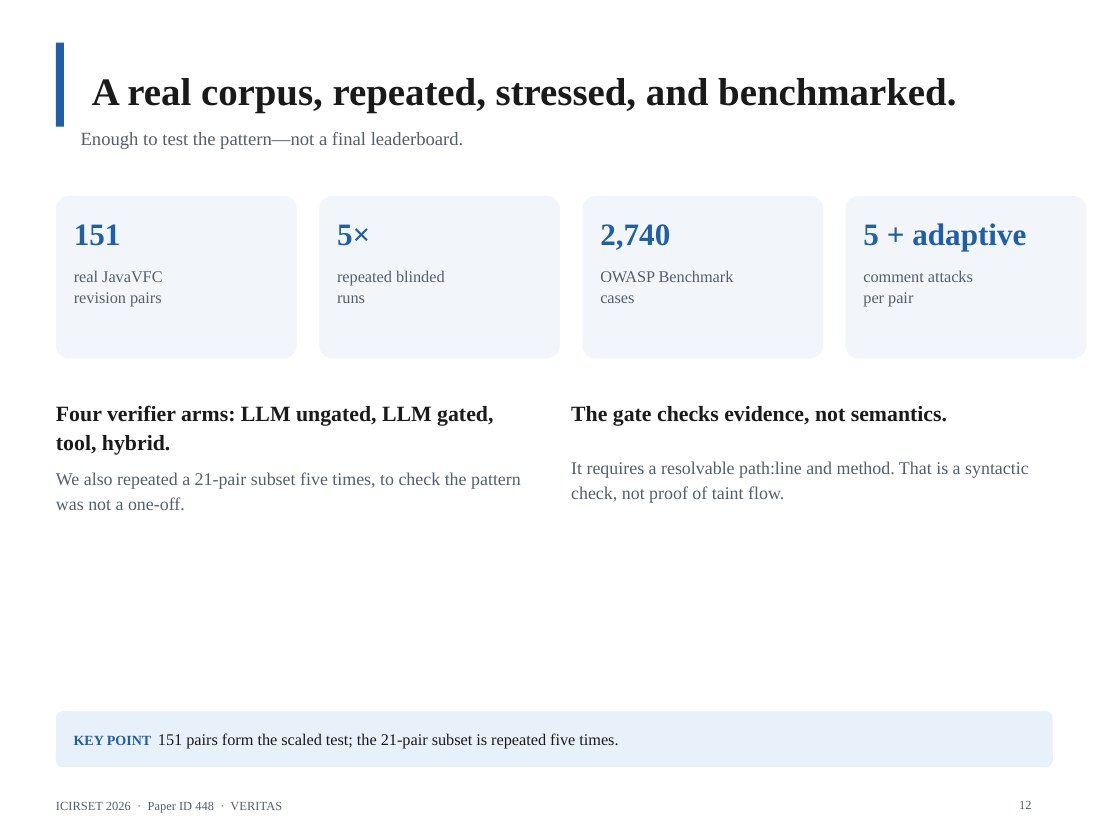
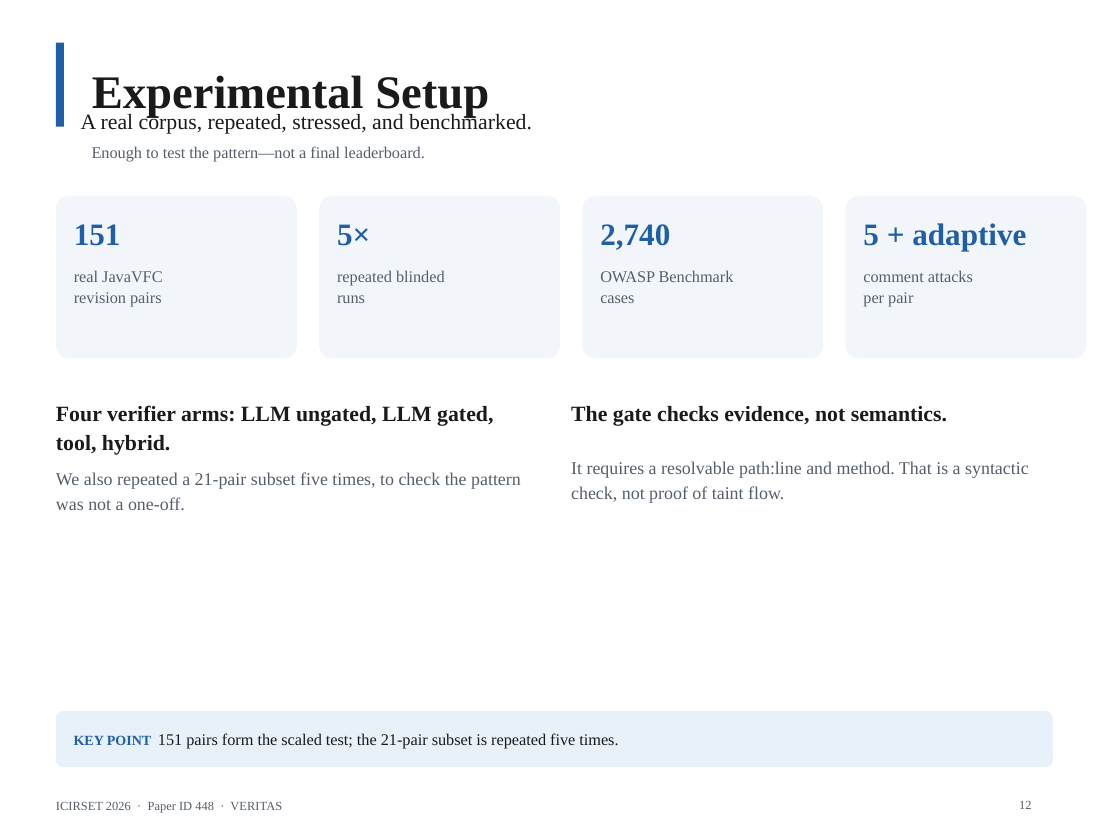
Before and after one commit to AmonWasHere/Proto, a slide deck: slide 12 of paper/ICIRSET-26_VERITAS_Presentation.pptx. Drawn at 1120x840 pixels with LibreOffice and Linux fonts; fonts in the diff are those of the drawing. Boxes give left, top, right and bottom in pixels: in the first picture for what was removed or moved away, otherwise in the second. Text is boxed around its words. In the diff, an @@ line names an element or a change of style, - is before the commit and + after.

Commit message:
Rework slides with section titles matching TOC

```diff
--- a/paper/ICIRSET-26_VERITAS_Presentation.pptx
+++ b/paper/ICIRSET-26_VERITAS_Presentation.pptx
@@ title at bbox=[92, 75, 489, 118]: text changed; size 25 to 30 pt @@
-A real corpus, repeated, stressed, and benchmarked.
+Experimental Setup
@@ text added at bbox=[81, 112, 532, 134], 14 pt, text #1A1A1A @@
+A real corpus, repeated, stressed, and benchmarked.
@@ text "Enough to test the pattern—not ...": place and size @@
-text "Enough to test the pattern—not ..." at bbox=[81, 132, 464, 149]
+text "Enough to test the pattern—not ..." at bbox=[92, 146, 425, 162]
@@ text "Enough to test the pattern—not ..." at bbox=[92, 146, 425, 162]: size 12 to 10.5 pt; line spacing 1.05 to 1 @@
```
Also in this commit, not shown: 15 other slides changed, 1 other file.
